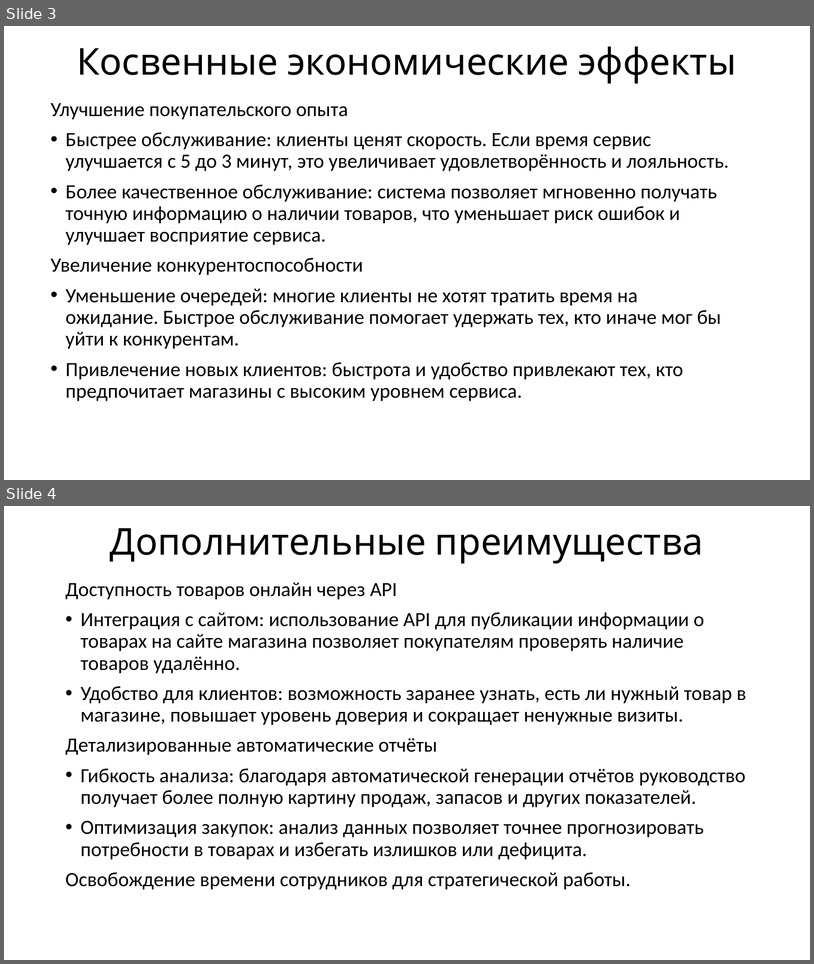
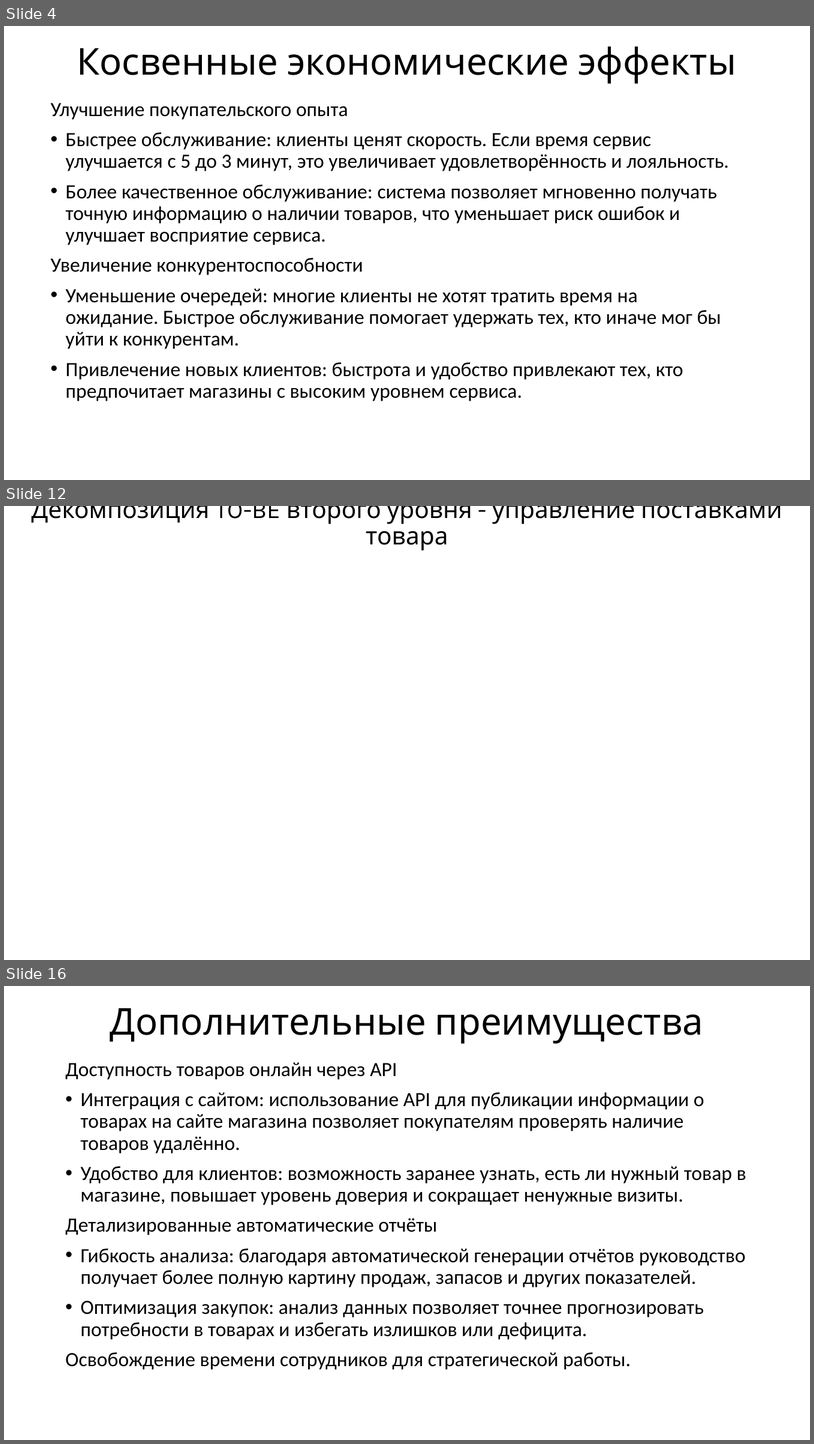
Before and after one commit to Slowpool/diploma-musical-shop-, a slide deck: OuterData/practice_report.pptx. Shown one above the other, each under a label of ours: slides 3 and 4 before the commit, slides 4, 12 and 16 after it; the slides between them are not shown. The pictures are 814x964 and 814x1444 pixels, drawn with LibreOffice and Linux fonts; fonts in the diff are those of the drawing; background and template pictures are left out. Boxes give left, top, right and bottom in pixels: in the first picture for what was removed or moved away, otherwise in the second. Text is boxed around its words. In the diff, an @@ line names an element or a change of style, - is before the commit and + after.

```diff
--- a/OuterData/practice_report.pptx
+++ b/OuterData/practice_report.pptx
@@ slide 12 added at (4, 506, 810, 960), background picture (left out) @@
@@ title added at (32, 506, 783, 550), 29 pt, text #000000 @@
+Декомпозиция TO-BE второго уровня - управление поставками товара
@@ what was slide 3 is now slide 4 @@
@@ what was slide 4 is now slide 16 @@
```
Also in this commit, not shown: 10 other slides added, 12 other files.
